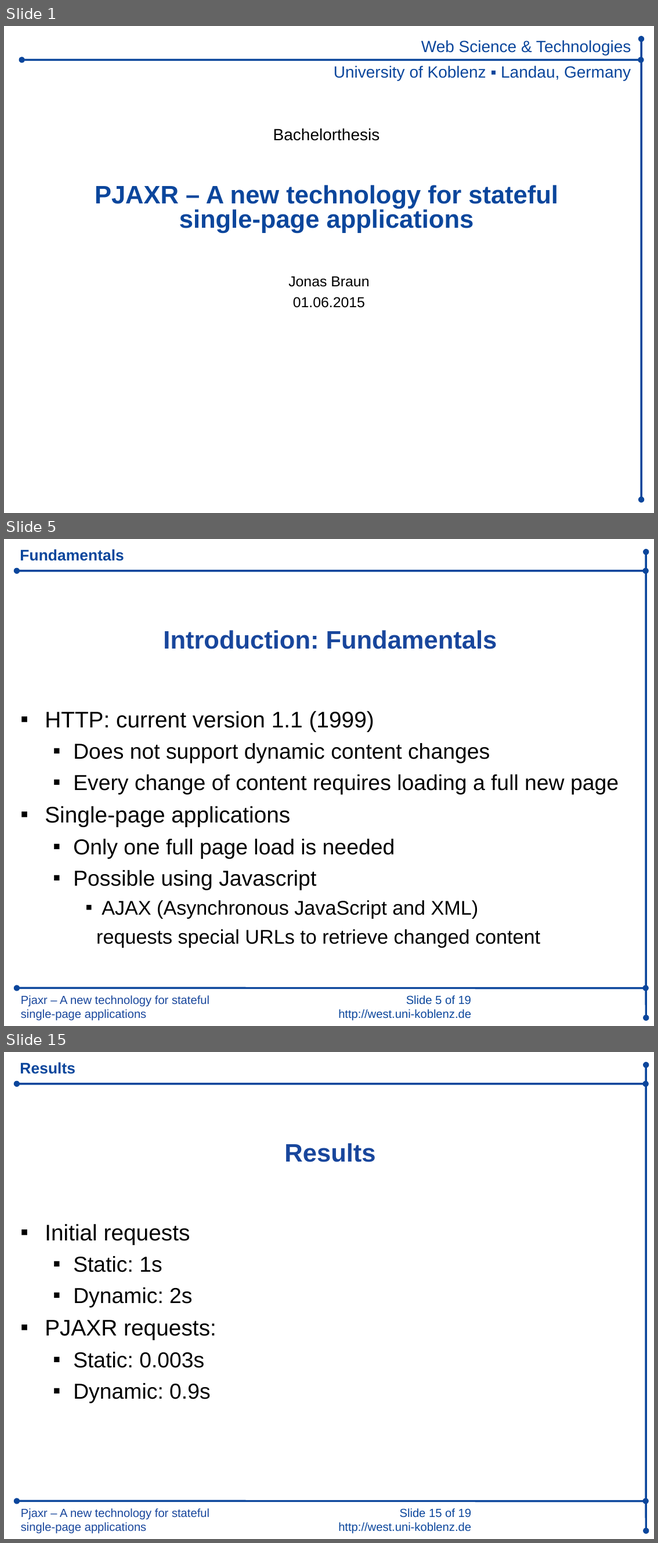
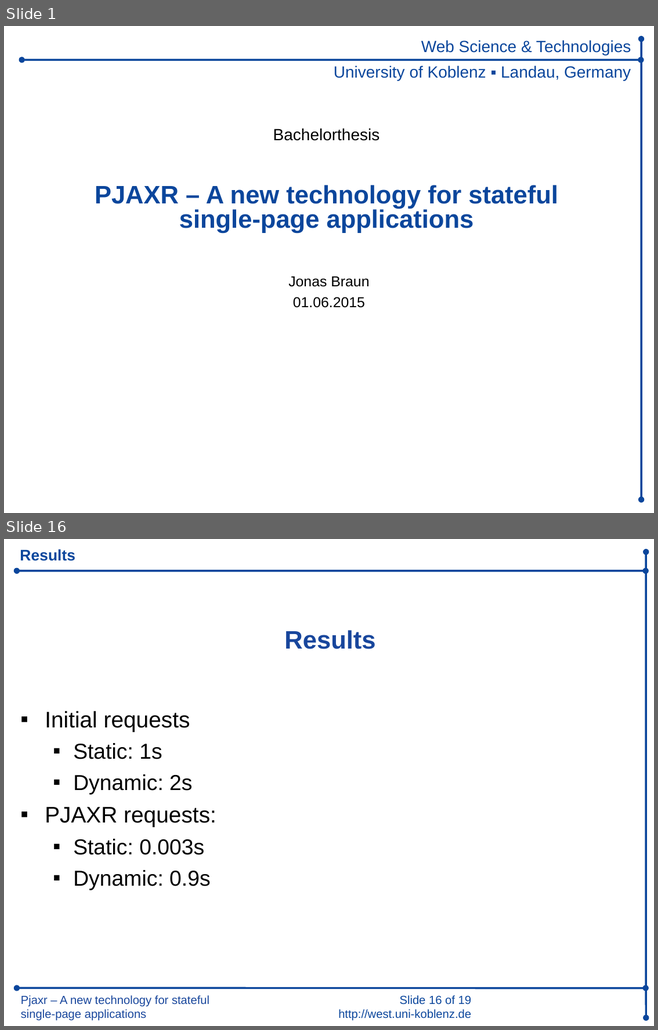
Before and after one commit to iekadou/bachelor-thesis, a slide deck: colloquium/colloquium.ppt. Shown one above the other, each under a label of ours: slides 1, 5 and 15 before the commit, slides 1 and 16 after it; the slides between them are not shown. The pictures are 658x1543 and 658x1030 pixels, drawn with LibreOffice and Linux fonts; fonts in the diff are those of the drawing; background and template pictures are left out. Boxes give left, top, right and bottom in pixels: in the first picture for what was removed or moved away, otherwise in the second. Text is boxed around its words. In the diff, an @@ line names an element or a change of style, - is before the commit and + after.

```diff
--- a/colloquium/colloquium.ppt
+++ b/colloquium/colloquium.ppt
@@ slide 5 removed at (4,539,654,1026), background #FFFFFF; not listed: 5 template elements that a slide beside it also shows @@
@@ title removed at (20,549,123,561) @@
-Fundamentals
@@ text removed at (163,630,497,649) @@
-Introduction: Fundamentals
@@ text removed at (45,711,618,947) @@
-▪ HTTP: current version 1.1 (1999)
-  ▪ Does not support dynamic content changes
-  ▪ Every change of content requires loading a full new page
-▪ Single-page applications
-  ▪ Only one full page load is needed
-  ▪ Possible using Javascript
-    ▪ AJAX (Asynchronous JavaScript and XML)
-    requests special URLs to retrieve changed content
@@ what was slide 15 is now slide 16 @@
@@ text at (338,995,471,1021): text changed @@
-Slide 15 of 19
-http://west.uni-koblenz.de
+Slide 16 of 19
+http://west.uni-koblenz.de
```
Also in this commit, not shown: 14 slides changed, 3 slides added, 2 other files.
